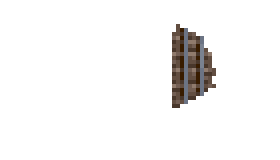
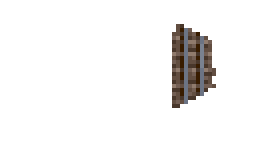
Comparing the layer stacks of the two 280x160 images. Changes:
painted on "Layer 3" over [180, 24, 212, 96]
